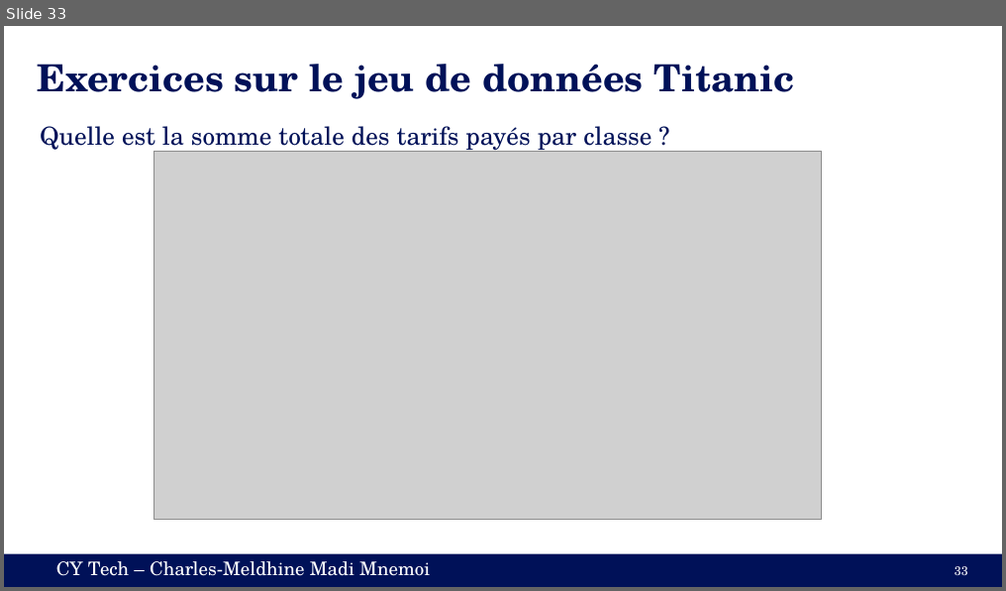
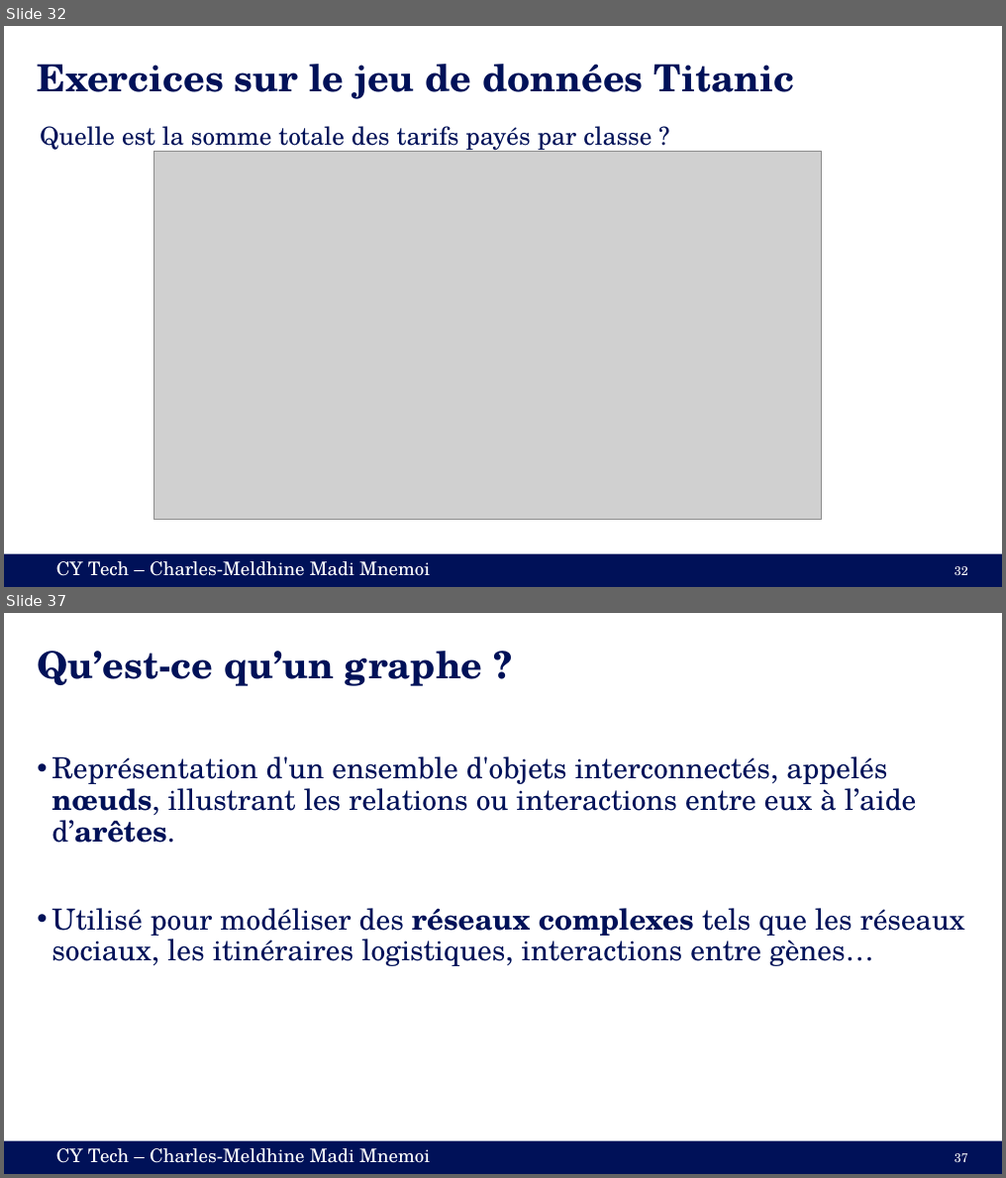
Before and after one commit to cmnemoi/cytech_sparks, a slide deck: presentation.pptx. Shown one above the other, each under a label of ours: slide 33 before the commit, slides 32 and 37 after it; the slides between them are not shown. The pictures are 1006x591 and 1006x1178 pixels, drawn with LibreOffice and Linux fonts; fonts in the diff are those of the drawing; grey boxes stand for pictures. Boxes give left, top, right and bottom in pixels: in the first picture for what was removed or moved away, otherwise in the second. Text is boxed around its words. In the diff, an @@ line names an element or a change of style, - is before the commit and + after.

Commit message:
Add GraphX part (#13)
* Update README

* Add slides about GraphX

* Update README with schemas and update link to download slides

* Update footer of the slides

* Add a draft of notebook

* Add GraphX notebook

* Update README with links to new notebooks

* Update subtiles format

---------

```diff
--- a/presentation.pptx
+++ b/presentation.pptx
@@ slide 37 added at [4,613,1002,1174], background #FFFFFF; not listed: 2 template elements that a slide beside it also shows @@
@@ title added at [37,651,483,686], 36 pt, text #001158, bold @@
+Qu’est-ce qu’un graphe ?
@@ text added at [52,757,965,966], 28 pt, text #001158 @@
+• Représentation d'un ensemble d'objets interconnectés, appelés nœuds, illustrant les relations ou interactions entre eux à l’aide d’arêtes.
+• Utilisé pour modéliser des réseaux complexes tels que les réseaux sociaux, les itinéraires logistiques, interactions entre gènes…
@@ page number added at [954,1154,968,1162], 12 pt, text #FFFFFF @@
+37
@@ what was slide 33 is now slide 32 @@
@@ page number at [954,567,968,575]: text changed @@
-33
+32
```
Also in this commit, not shown: 13 slides changed, 2 other slides added, 1 slide removed, 4 other files.
